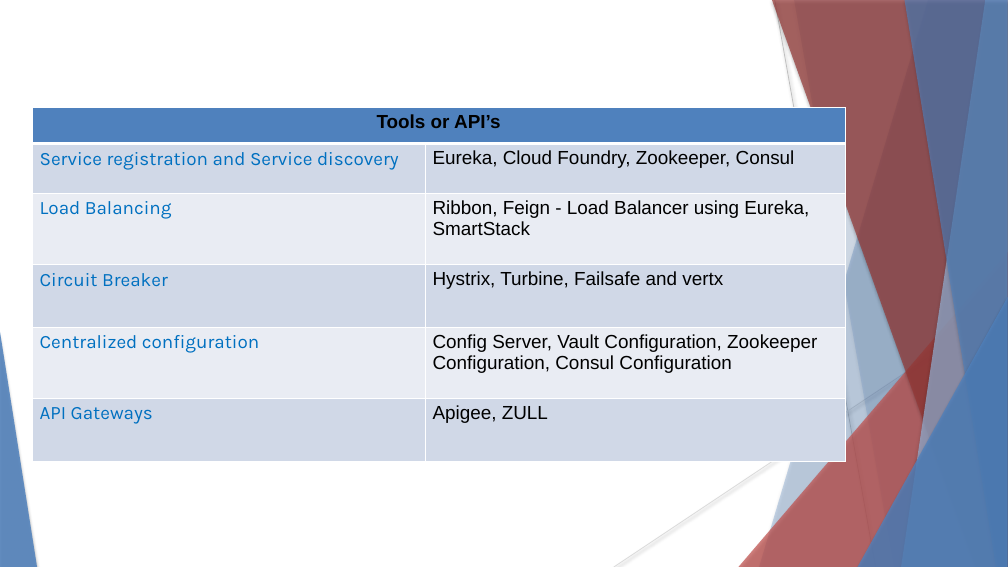
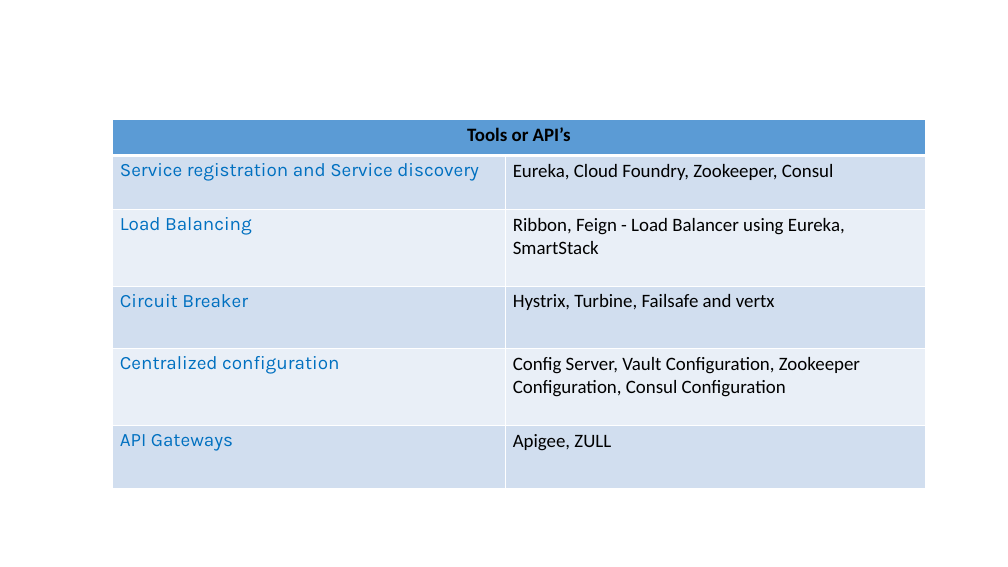
Before and after one commit to rameshbgm/Microservice, a slide deck: slide 20 of Micro Services.pptx (slide 22 before the commit). Drawn at 1008x567 pixels with LibreOffice and Linux fonts; fonts in the diff are those of the drawing. Boxes give left, top, right and bottom in pixels: in the first picture for what was removed or moved away, otherwise in the second. Text is boxed around its words. In the diff, an @@ line names an element or a change of style, - is before the commit and + after.

```diff
--- a/Micro Services.pptx
+++ b/Micro Services.pptx
@@ freeform shape removed at box(759, 0, 1008, 567) @@
@@ freeform shape removed at box(772, 0, 1008, 567) @@
@@ line removed from (775, 0) to (876, 567) @@
@@ freeform shape removed at box(794, 0, 1008, 567) @@
@@ freeform shape removed at box(901, 0, 1008, 567) @@
@@ freeform shape removed at box(904, 0, 1008, 567) @@
@@ table at box(113, 119, 926, 485) @@
@@ fill #4F81BD to #5B9BD5 in row 1, column 1 @@
@@ fill #D0D8E8 to #D2DEEF in 6 cells @@
@@ fill #E9EDF4 to #EAEFF7 in 4 cells @@
@@ font Arial to Calibri in "Tools or API’s", "Eureka, Cloud Foundry, Zookeeper, Consul", "Ribbon, Feign - Load Balancer using Eureka, ...", "Hystrix, Turbine, Failsafe and vertx" and 2 more places @@
@@ table: place and size @@
-table at box(32, 107, 845, 473)
+table at box(113, 119, 926, 485)
@@ triangle removed at box(739, 252, 1008, 567) @@
@@ triangle removed at box(858, 297, 1008, 567) @@
@@ line removed from (1008, 305) to (614, 567) @@
@@ triangle removed at box(0, 332, 37, 567) @@
```
Also in this commit, not shown: 16 other slides changed, 4 slides added, 6 slides removed.
